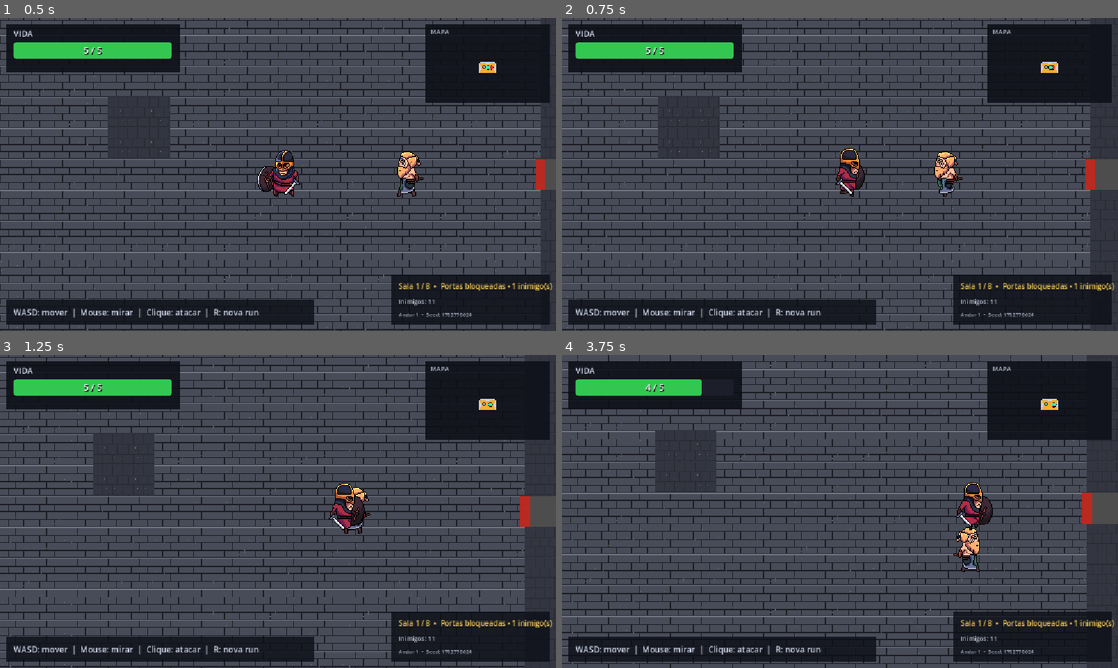
Above: before the commit, frames 1-4 (two rows, left to right).
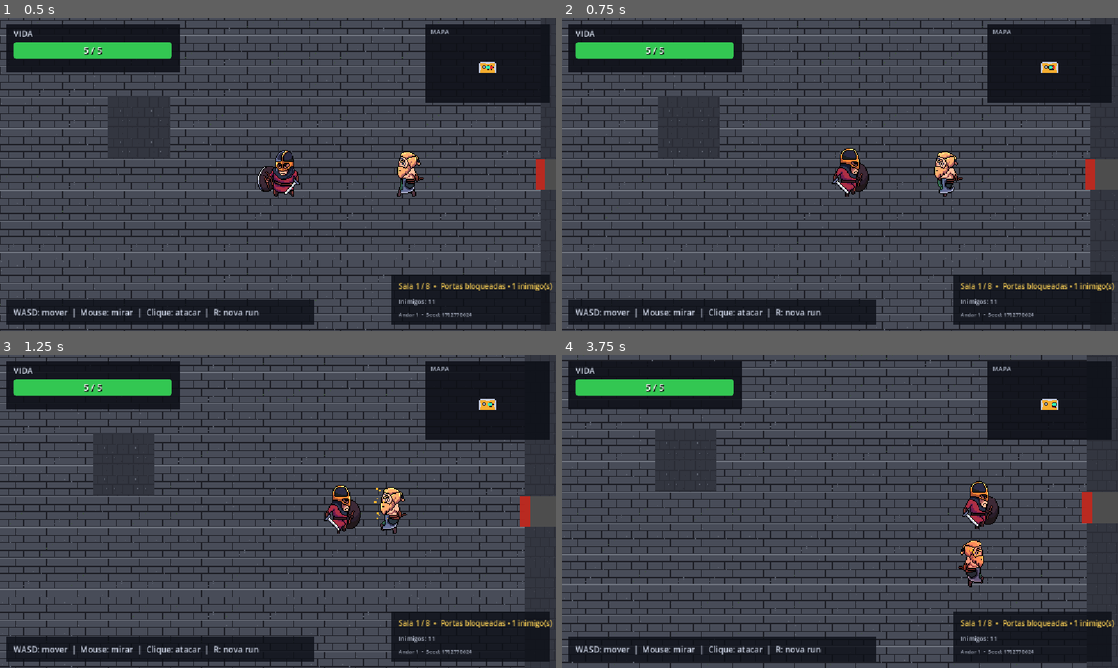
Above: after the commit, the same moments.

Repository: AntonioBMN/tower-champion
Game: Godot game, scene res://first_floor.tscn
Same seed, same stepped clock (60 frames per second), same inputs: the game is played once before the commit and once after it.
Inputs (mouse positions are in pixels of both pictures, inside the frame that each line leads up to):
- Up to frame 1 (0.5 s): no input
- Up to frame 2 (0.75 s): move the mouse to (962, 158) at 0.52 s; press the mouse at (962, 158) at 0.53 s; hold D (move_right) from 0.53 s (still down)
- Up to frame 3 (1.25 s): keep holding D (move_right)
- Up to frame 4 (3.75 s): move the mouse to (728, 527) at 1.27 s; release D (move_right) at 1.28 s; release the mouse at (728, 527) at 1.28 s; hold S (move_down) 1.28-2.03 s; click (728, 527) at 1.35 s; move the mouse to (895, 442) at 2.02 s; press the mouse at (895, 442) at 2.03 s; hold D (move_right) 2.03-2.78 s; move the mouse to (812, 574) at 2.77 s; release the mouse at (812, 574) at 2.78 s; hold W (move_up) 2.78-3.53 s; click (812, 574) at 2.85 s; move the mouse to (1006, 558) at 3.52 s; press the mouse at (1006, 558) at 3.53 s; hold A (move_left) from 3.53 s (still down)

Frame 1 is identical in both runs. In frame 2, 0.3% of the frame differs, in the area x 48-56%, y 46-58%; in frame 3, 1.5%; in frame 4, 19%, in the area x 0-100%, y 0-99%.

Commit message:
feat: improve combat feedback

Diff:
--- a/enemy.gd
+++ b/enemy.gd
@@ -4,8 +4,11 @@
 
 @export var speed: float = 100.0
 @export var contact_damage: int = 1
+@export_group("Combat Feel")
+@export_range(100.0, 4000.0, 50.0) var knockback_deceleration: float = 1800.0
 
 var player: Node2D
+var knockback_velocity: Vector2 = Vector2.ZERO
 
 @onready var animated_sprite: AnimatedSprite2D = $AnimatedSprite2D
 @onready var health_component: HealthComponent = $HealthComponent
@@ -17,7 +20,10 @@
 	health_component.died.connect(_on_health_died)
 
 
-func _physics_process(_delta: float) -> void:
+func _physics_process(delta: float) -> void:
+	if _process_knockback(delta):
+		return
+
 	if not is_instance_valid(player):
 		velocity = Vector2.ZERO
 		animated_sprite.play("idle")
@@ -55,8 +61,27 @@
 				collider.take_damage(contact_damage)
 
 
-func take_damage(amount: int) -> void:
-	health_component.take_damage(amount)
+func take_damage(amount: int) -> bool:
+	return health_component.take_damage(amount)
+
+
+func apply_knockback(impulse: Vector2) -> void:
+	knockback_velocity = impulse
+
+
+func _process_knockback(delta: float) -> bool:
+	if knockback_velocity.length_squared() < 1.0:
+		knockback_velocity = Vector2.ZERO
+		return false
+
+	velocity = knockback_velocity
+	move_and_slide()
+	knockback_velocity = knockback_velocity.move_toward(
+		Vector2.ZERO,
+		knockback_deceleration * delta
+	)
+	animated_sprite.play("walk")
+	return true
 
 
 func _on_health_damaged(_amount: int, current_health: int) -> void:
--- a/player.gd
+++ b/player.gd
@@ -10,8 +10,17 @@
 @export_range(0.05, 3.0, 0.05) var attack_interval: float = 0.45
 @export_range(0.05, 1.0, 0.01) var attack_active_duration: float = 0.12
 
+@export_group("Combat Feel")
+@export_range(0.0, 1200.0, 10.0) var attack_knockback: float = 430.0
+@export_range(0.0, 0.2, 0.005) var hit_stop_duration: float = 0.045
+@export_range(0.01, 1.0, 0.01) var hit_stop_time_scale: float = 0.08
+@export_range(1, 64, 1) var impact_particle_amount: int = 14
+
 var attack_active: bool = false
 var hit_targets: Dictionary = {}
+var hit_stop_triggered: bool = false
+var hit_stop_active: bool = false
+var previous_time_scale: float = 1.0
 
 @onready var animated_sprite: AnimatedSprite2D = $AnimatedSprite2D
 @onready var aim_pivot: Node2D = $AimPivot
@@ -22,6 +31,8 @@
 @onready var attack_visual: Polygon2D = $SwordAttack/AttackVisual
 @onready var attack_cooldown: Timer = $AttackCooldown
 @onready var health_component: HealthComponent = $HealthComponent
+@onready var swing_audio: AudioStreamPlayer2D = $SwingAudio
+@onready var hit_audio: AudioStreamPlayer2D = $HitAudio
 
 
 func _ready() -> void:
@@ -29,6 +40,7 @@
 	sword_attack.body_entered.connect(_on_sword_attack_body_entered)
 	health_component.damaged.connect(_on_health_damaged)
 	health_component.died.connect(_on_health_died)
+	_configure_combat_audio()
 
 	print_health()
 
@@ -53,6 +65,9 @@
 
 
 func update_animation(direction: Vector2) -> void:
+	if attack_active:
+		return
+
 	if direction == Vector2.ZERO:
 		animated_sprite.play("idle")
 	else:
@@ -97,11 +112,14 @@
 func perform_sword_attack() -> void:
 	attack_active = true
 	hit_targets.clear()
+	hit_stop_triggered = false
 	attack_cooldown.start()
 
 	# Lock the hitbox to the direction selected at the start of the swing.
 	sword_attack.rotation = aim_pivot.rotation
 	attack_collision.set_deferred("disabled", false)
+	animated_sprite.play("attack")
+	swing_audio.play()
 	show_attack_feedback()
 
 	await get_tree().physics_frame
@@ -129,7 +147,28 @@
 		return
 
 	hit_targets[target_id] = true
-	body.take_damage(attack_damage)
+	var damage_applied: Variant = body.take_damage(attack_damage)
+
+	if damage_applied is bool and not damage_applied:
+		return
+
+	var knockback_direction := global_position.direction_to(body.global_position)
+	if knockback_direction == Vector2.ZERO:
+		knockback_direction = Vector2.RIGHT.rotated(sword_attack.rotation)
+
+	if body.has_method("apply_knockback"):
+		body.apply_knockback(knockback_direction * attack_knockback)
+
+	_spawn_hit_particles(
+		body.global_position + Vector2(0.0, 45.0),
+		knockback_direction
+	)
+	hit_audio.global_position = body.global_position + Vector2(0.0, 45.0)
+	hit_audio.play()
+
+	if not hit_stop_triggered:
+		hit_stop_triggered = true
+		_apply_hit_stop()
 
 
 func _on_sword_attack_body_entered(body: Node2D) -> void:
@@ -139,14 +178,114 @@
 func show_attack_feedback() -> void:
 	attack_visual.show()
 	attack_visual.modulate = Color(1.0, 0.9, 0.35, 0.8)
+	attack_visual.rotation = deg_to_rad(-52.0)
 
 	var tween := create_tween()
+	tween.set_parallel(true)
+	tween.tween_property(
+		attack_visual,
+		"rotation",
+		deg_to_rad(52.0),
+		attack_active_duration
+	).set_trans(Tween.TRANS_QUAD).set_ease(Tween.EASE_OUT)
 	tween.tween_property(
 		attack_visual,
 		"modulate:a",
-		0.15,
+		0.08,
 		attack_active_duration
 	)
+
+
+func _spawn_hit_particles(
+	impact_position: Vector2,
+	impact_direction: Vector2
+) -> void:
+	var particles := CPUParticles2D.new()
+	particles.name = "SwordHitParticles"
+	particles.top_level = true
+	particles.global_position = impact_position
+	particles.z_index = 20
+	particles.one_shot = true
+	particles.explosiveness = 1.0
+	particles.amount = impact_particle_amount
+	particles.lifetime = 0.24
+	particles.direction = impact_direction
+	particles.spread = 68.0
+	particles.gravity = Vector2.ZERO
+	particles.initial_velocity_min = 95.0
+	particles.initial_velocity_max = 230.0
+	particles.scale_amount_min = 1.8
+	particles.scale_amount_max = 3.8
+	particles.color = Color(1.0, 0.72, 0.18, 1.0)
+	particles.finished.connect(particles.queue_free)
+
+	var effect_parent := get_tree().current_scene
+	if effect_parent == null:
+		effect_parent = get_parent()
+	effect_parent.add_child(particles)
+	particles.restart()
+
+
+func _apply_hit_stop() -> void:
+	if hit_stop_active or hit_stop_duration <= 0.0:
+		return
+
+	hit_stop_active = true
+	previous_time_scale = Engine.time_scale
+	Engine.time_scale = hit_stop_time_scale
+	await get_tree().create_timer(
+		hit_stop_duration,
+		true,
+		false,
+		true
+	).timeout
+	_restore_time_scale()
+
+
+func _restore_time_scale() -> void:
+	if not hit_stop_active:
+		return
+
+	Engine.time_scale = previous_time_scale
+	hit_stop_active = false
+
+
+func _configure_combat_audio() -> void:
+	swing_audio.stream = _create_synth_sound(620.0, 180.0, 0.11, 0.18)
+	hit_audio.stream = _create_synth_sound(150.0, 70.0, 0.09, 0.48)
+
+
+func _create_synth_sound(
+	start_frequency: float,
+	end_frequency: float,
+	duration: float,
+	noise_mix: float
+) -> AudioStreamWAV:
+	const MIX_RATE := 22050
+	var sample_count := maxi(1, int(duration * MIX_RATE))
+	var audio_data := PackedByteArray()
+	audio_data.resize(sample_count * 2)
+	var phase := 0.0
+
+	for sample_index in range(sample_count):
+		var progress := float(sample_index) / float(sample_count)
+		var frequency := lerpf(start_frequency, end_frequency, progress)
+		phase += TAU * frequency / MIX_RATE
+		var noise := sin(float(sample_index) * 12.9898) * 43758.5453
+		noise = (noise - floor(noise)) * 2.0 - 1.0
+		var envelope := pow(1.0 - progress, 2.0)
+		var waveform := lerpf(sin(phase), noise, noise_mix)
+		var sample_value := int(
+			clampf(waveform * envelope * 0.42, -1.0, 1.0) * 32767.0
+		)
+		audio_data.encode_s16(sample_index * 2, sample_value)
+
+	var stream := AudioStreamWAV.new()
+	stream.format = AudioStreamWAV.FORMAT_16_BITS
+	stream.mix_rate = MIX_RATE
+	stream.stereo = false
+	stream.data = audio_data
+	return stream
 
 
 func take_damage(amount: int) -> void:
@@ -199,3 +338,7 @@
 
 	await get_tree().create_timer(1.0).timeout
 	get_tree().reload_current_scene()
+
+
+func _exit_tree() -> void:
+	_restore_time_scale()
--- a/player.tscn
+++ b/player.tscn
@@ -3,7 +3,24 @@
 [ext_resource type="Script" uid="uid://dlm2phkxj3hob" path="res://player.gd" id="1_i3pqv"]
 [ext_resource type="Texture2D" uid="uid://d0lnxkwvawp5q" path="res://sprites/warrior/Warrior_2/Idle.png" id="1_onrkg"]
 [ext_resource type="Texture2D" uid="uid://ctuy5rgwvwjhs" path="res://sprites/warrior/Warrior_2/Walk.png" id="2_i3pqv"]
+[ext_resource type="Texture2D" path="res://sprites/warrior/Warrior_2/Attack_1.png" id="3_attack"]
 [ext_resource type="Script" path="res://health_component.gd" id="4_health"]
+
+[sub_resource type="AtlasTexture" id="AtlasTexture_attack_0"]
+atlas = ExtResource("3_attack")
+region = Rect2(0, 0, 96, 96)
+
+[sub_resource type="AtlasTexture" id="AtlasTexture_attack_1"]
+atlas = ExtResource("3_attack")
+region = Rect2(96, 0, 96, 96)
+
+[sub_resource type="AtlasTexture" id="AtlasTexture_attack_2"]
+atlas = ExtResource("3_attack")
+region = Rect2(192, 0, 96, 96)
+
+[sub_resource type="AtlasTexture" id="AtlasTexture_attack_3"]
+atlas = ExtResource("3_attack")
+region = Rect2(288, 0, 96, 96)
 
 [sub_resource type="AtlasTexture" id="AtlasTexture_hqtel"]
 atlas = ExtResource("1_onrkg")
@@ -59,6 +76,23 @@
 
 [sub_resource type="SpriteFrames" id="SpriteFrames_1hrjj"]
 animations = [{
+"frames": [{
+"duration": 1.0,
+"texture": SubResource("AtlasTexture_attack_0")
+}, {
+"duration": 1.0,
+"texture": SubResource("AtlasTexture_attack_1")
+}, {
+"duration": 1.0,
+"texture": SubResource("AtlasTexture_attack_2")
+}, {
+"duration": 1.0,
+"texture": SubResource("AtlasTexture_attack_3")
+}],
+"loop": 0,
+"name": &"attack",
+"speed": 30.0
+}, {
 "frames": [{
 "duration": 1.0,
 "texture": SubResource("AtlasTexture_hqtel")
@@ -156,6 +190,14 @@
 wait_time = 0.45
 one_shot = true
 
+[node name="SwingAudio" type="AudioStreamPlayer2D" parent="."]
+volume_db = -8.0
+max_polyphony = 2
+
+[node name="HitAudio" type="AudioStreamPlayer2D" parent="."]
+volume_db = -5.0
+max_polyphony = 4
+
 [node name="HealthComponent" type="Node" parent="."]
 script = ExtResource("4_health")
 invulnerability_duration = 0.8
--- a/ranged_enemy.gd
+++ b/ranged_enemy.gd
@@ -13,6 +13,7 @@
 @export_range(80.0, 500.0, 10.0) var retreat_distance: float = 220.0
 @export_range(120.0, 700.0, 10.0) var preferred_distance: float = 340.0
 @export_range(200.0, 1200.0, 25.0) var activation_distance: float = 750.0
+@export_range(100.0, 4000.0, 50.0) var knockback_deceleration: float = 1800.0
 
 @export_group("Ranged Attack")
 @export_range(1, 100, 1) var projectile_damage: int = 1
@@ -21,6 +22,7 @@
 @export_range(100.0, 1000.0, 10.0) var attack_range: float = 580.0
 
 var player: Node2D
+var knockback_velocity: Vector2 = Vector2.ZERO
 
 @onready var animated_sprite: AnimatedSprite2D = $AnimatedSprite2D
 @onready var health_component: HealthComponent = $HealthComponent
@@ -40,6 +42,9 @@
 
 
 func _physics_process(_delta: float) -> void:
+	if _process_knockback(_delta):
+		return
+
 	if not is_instance_valid(player) or health_component.is_dead:
 		_stop_moving()
 		return
@@ -122,8 +127,27 @@
 	tween.tween_property(animated_sprite, "modulate", Color.WHITE, 0.14)
 
 
-func take_damage(amount: int) -> void:
-	health_component.take_damage(amount)
+func take_damage(amount: int) -> bool:
+	return health_component.take_damage(amount)
+
+
+func apply_knockback(impulse: Vector2) -> void:
+	knockback_velocity = impulse
+
+
+func _process_knockback(delta: float) -> bool:
+	if knockback_velocity.length_squared() < 1.0:
+		knockback_velocity = Vector2.ZERO
+		return false
+
+	velocity = knockback_velocity
+	move_and_slide()
+	knockback_velocity = knockback_velocity.move_toward(
+		Vector2.ZERO,
+		knockback_deceleration * delta
+	)
+	animated_sprite.play("walk")
+	return true
 
 
 func _on_health_damaged(_amount: int, current_health: int) -> void:
--- /dev/null
+++ b/tests/combat_feel_smoke_test.gd
@@ -0,0 +1,95 @@
+extends SceneTree
+
+const PLAYER_SCENE: PackedScene = preload("res://player.tscn")
+const ENEMY_SCENE: PackedScene = preload("res://enemy.tscn")
+
+var failures: int = 0
+
+
+func _initialize() -> void:
+	_run.call_deferred()
+
+
+func _run() -> void:
+	var world := Node2D.new()
+	world.name = "CombatFeelTestWorld"
+	root.add_child(world)
+	current_scene = world
+
+	var player := PLAYER_SCENE.instantiate() as CharacterBody2D
+	world.add_child(player)
+	player.global_position = Vector2.ZERO
+
+	var enemy := ENEMY_SCENE.instantiate() as CharacterBody2D
+	world.add_child(enemy)
+	enemy.global_position = Vector2(70.0, 0.0)
+
+	var enemy_health := enemy.get_node("HealthComponent") as HealthComponent
+	var initial_health := enemy_health.current_health
+	player.call("perform_sword_attack")
+	_expect(player.get("attack_active"), "sword swing should become active")
+	_expect(
+		player.get_node("AnimatedSprite2D").animation == "attack",
+		"sword swing should play the attack animation"
+	)
+	_expect(
+		player.get_node("SwingAudio").playing,
+		"sword swing should play its audio feedback"
+	)
+
+	await physics_frame
+	await physics_frame
+
+	_expect(
+		enemy_health.current_health == initial_health - 1,
+		"sword hit should still apply configured damage"
+	)
+	_expect(
+		enemy.get("knockback_velocity").length() > 0.0,
+		"sword hit should apply knockback"
+	)
+	_expect(
+		world.get_node_or_null("SwordHitParticles") != null,
+		"sword hit should spawn impact particles"
+	)
+	_expect(
+		Engine.time_scale < 1.0,
+		"first target hit should trigger hit-stop"
+	)
+	_expect(
+		player.get_node("SwingAudio").stream != null
+		and player.get_node("HitAudio").stream != null,
+		"combat audio streams should be configured"
+	)
+	_expect(
+		player.get_node("AnimatedSprite2D").sprite_frames.has_animation(
+			"attack"
+		),
+		"player should have a sword attack animation"
+	)
+
+	player.call("try_damage_attack_target", enemy)
+	_expect(
+		enemy_health.current_health == initial_health - 1,
+		"one swing should not damage the same target twice"
+	)
+
+	await create_timer(0.2, true, false, true).timeout
+	_expect(
+		is_equal_approx(Engine.time_scale, 1.0),
+		"hit-stop should restore the game speed"
+	)
+
+	if failures == 0:
+		print("PASS: combat feel smoke test")
+
+	Engine.time_scale = 1.0
+	quit(failures)
+
+
+func _expect(condition: bool, message: String) -> void:
+	if condition:
+		return
+
+	failures += 1
+	push_error("FAIL: " + message)
Not shown, added: tests/combat_feel_smoke_test.gd.uid
